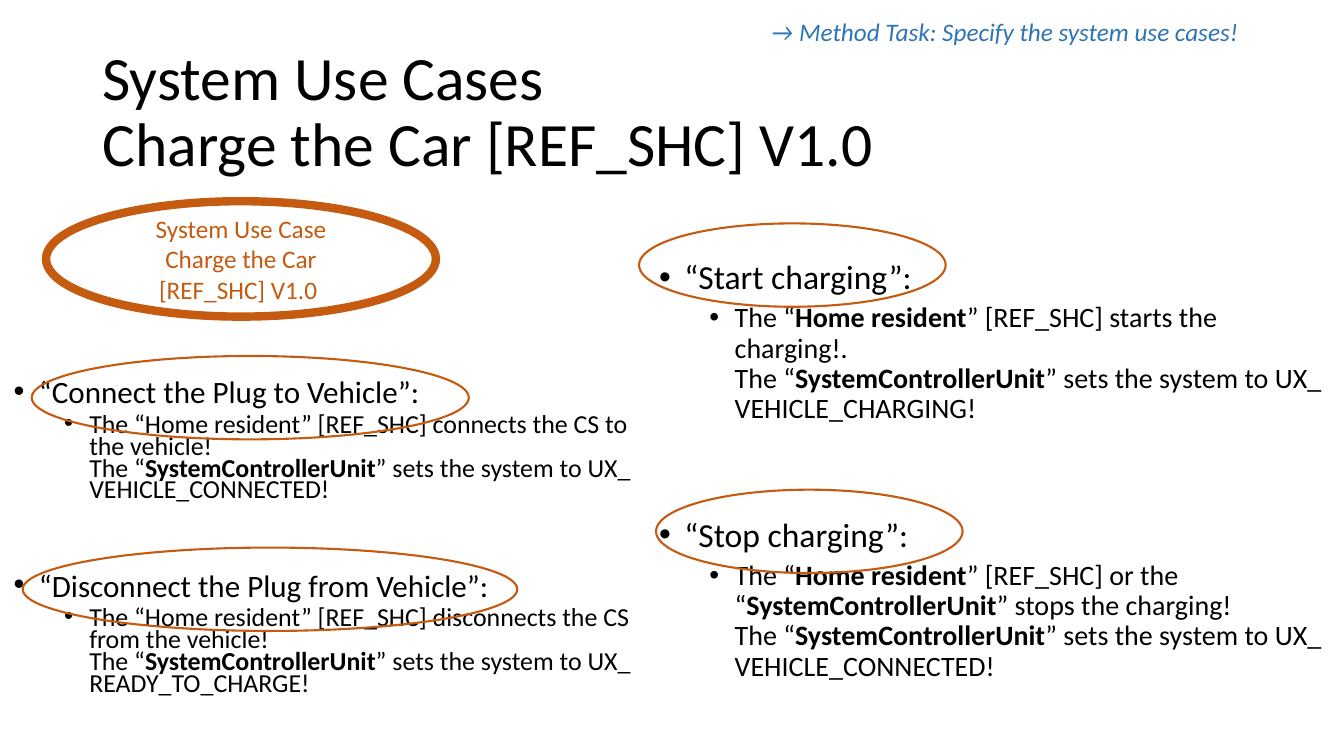
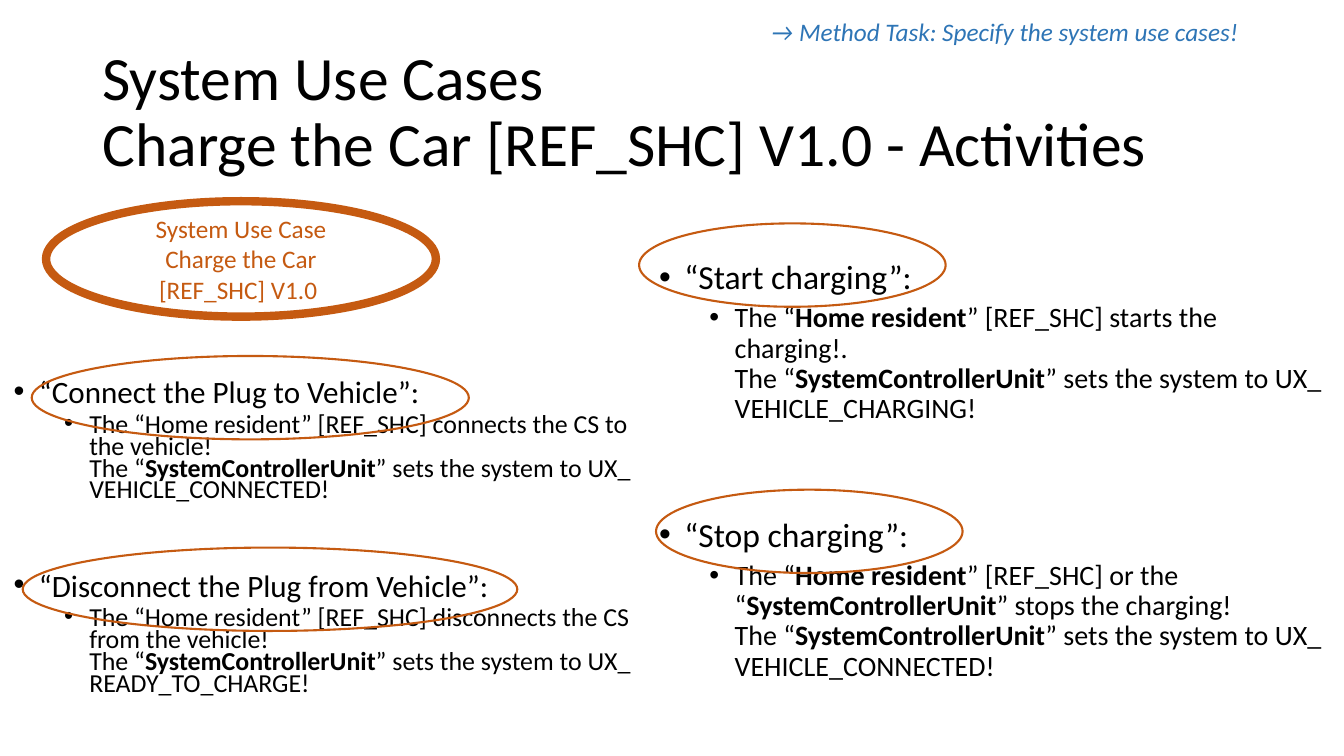
Before and after one commit to karacankos/smarthome-fordcs, a slide deck: slide 11 of fordcs-docs/EDUp FORDCS-V1.0 Project-v2022.04/2.0-System Requirements/EDUp FORDCS-V1.0 System Requirements.v2022.04.pptx. Drawn at 1344x756 pixels with LibreOffice and Linux fonts; fonts in the diff are those of the drawing. Boxes give left, top, right and bottom in pixels: in the first picture for what was removed or moved away, otherwise in the second. Text is boxed around its words. In the diff, an @@ line names an element or a change of style, - is before the commit and + after.

Commit message:
FIRST PART OF THE SYSTEM USE CASES ARE IMPLEMENTED

```diff
--- a/fordcs-docs/EDUp FORDCS-V1.0 Project-v2022.04/2.0-System Requirements/EDUp FORDCS-V1.0 System Requirements.v2022.04.pptx
+++ b/fordcs-docs/EDUp FORDCS-V1.0 Project-v2022.04/2.0-System Requirements/EDUp FORDCS-V1.0 System Requirements.v2022.04.pptx
@@ title at [102, 60, 1146, 177]: text changed @@
-System Use Cases
-Charge the Car [REF_SHC] V1.0
+System Use Cases
+Charge the Car [REF_SHC] V1.0 - Activities
```
Also in this commit, not shown: 6 other slides changed, 16 other files.
